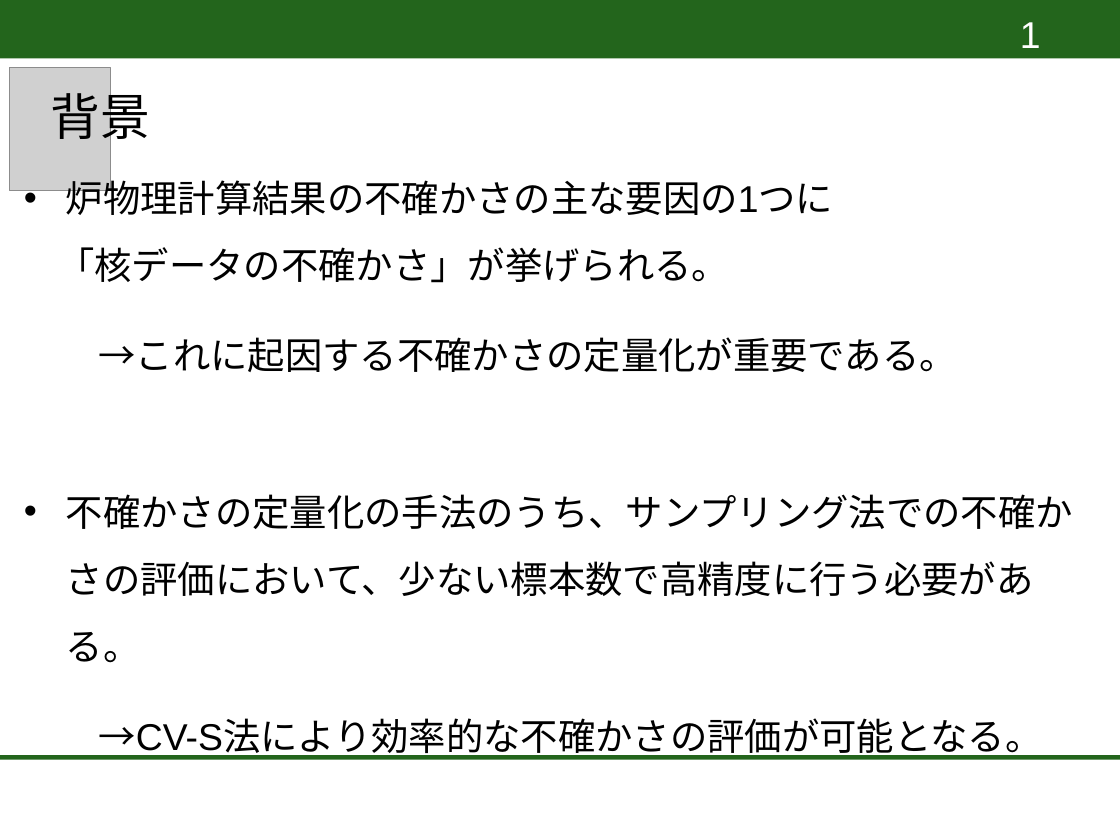
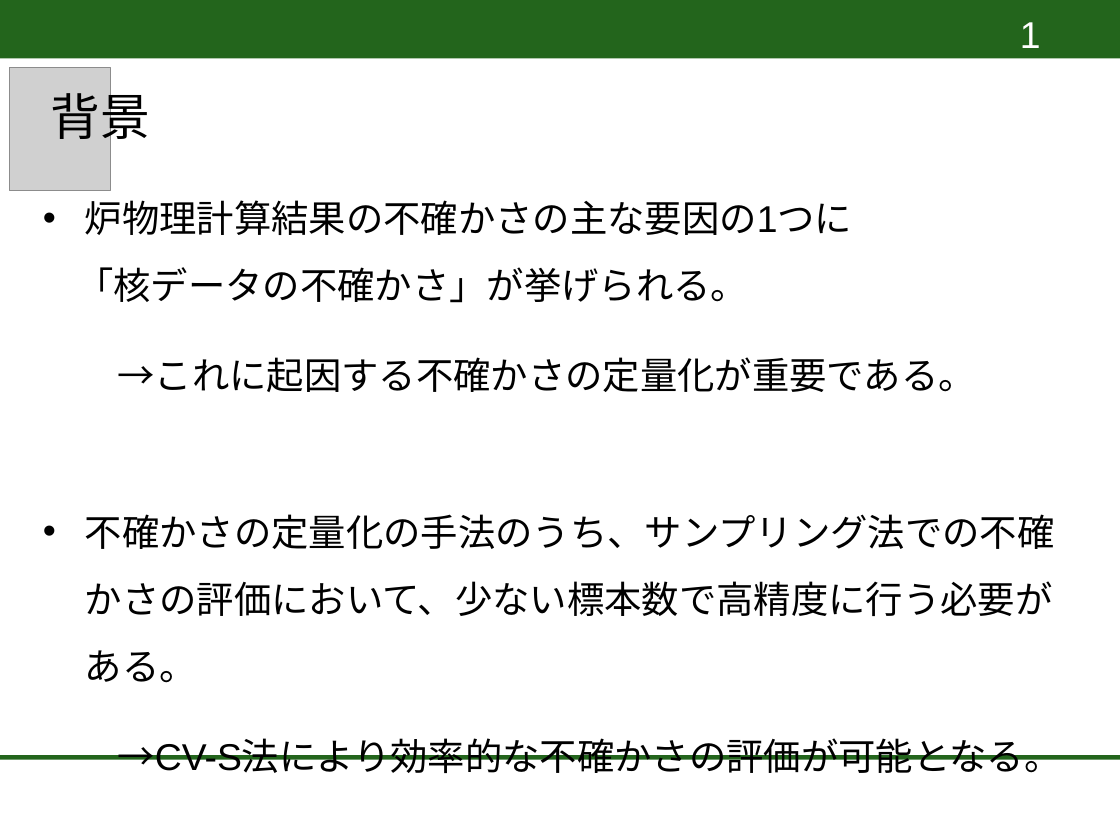
Before and after one commit to DaichiTakami/Reactor-Physics, a slide deck: slide 2 of 卒論発表4-3.pptx. Drawn at 1120x840 pixels with LibreOffice and Linux fonts; fonts in the diff are those of the drawing; grey boxes stand for pictures; background and template pictures are left out. Boxes give left, top, right and bottom in pixels: in the first picture for what was removed or moved away, otherwise in the second. Text is boxed around its words. In the diff, an @@ line names an element or a change of style, - is before the commit and + after.

```diff
--- a/卒論発表4-3.pptx
+++ b/卒論発表4-3.pptx
@@ text "炉物理計算結果の不確かさの主な要因の1つに" rewrapped from [57,174,1073,760] to [76,200,1061,773] @@
```
Also in this commit, not shown: 5 other slides changed, 16 slides added.
